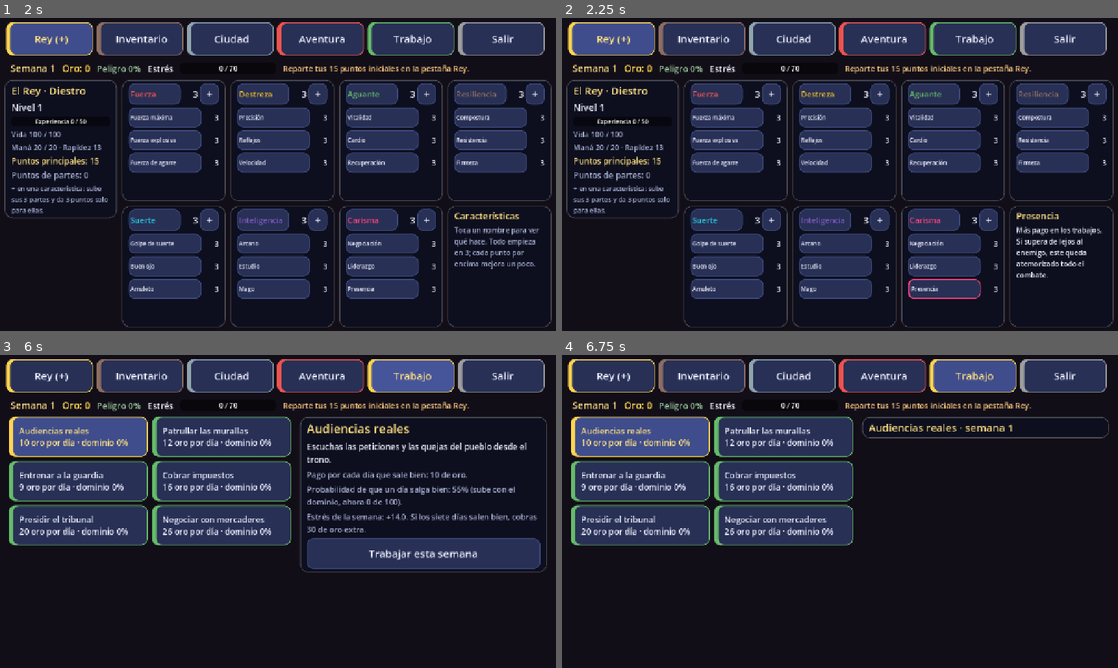
Above: before the commit, frames 1-4 (two rows, left to right).
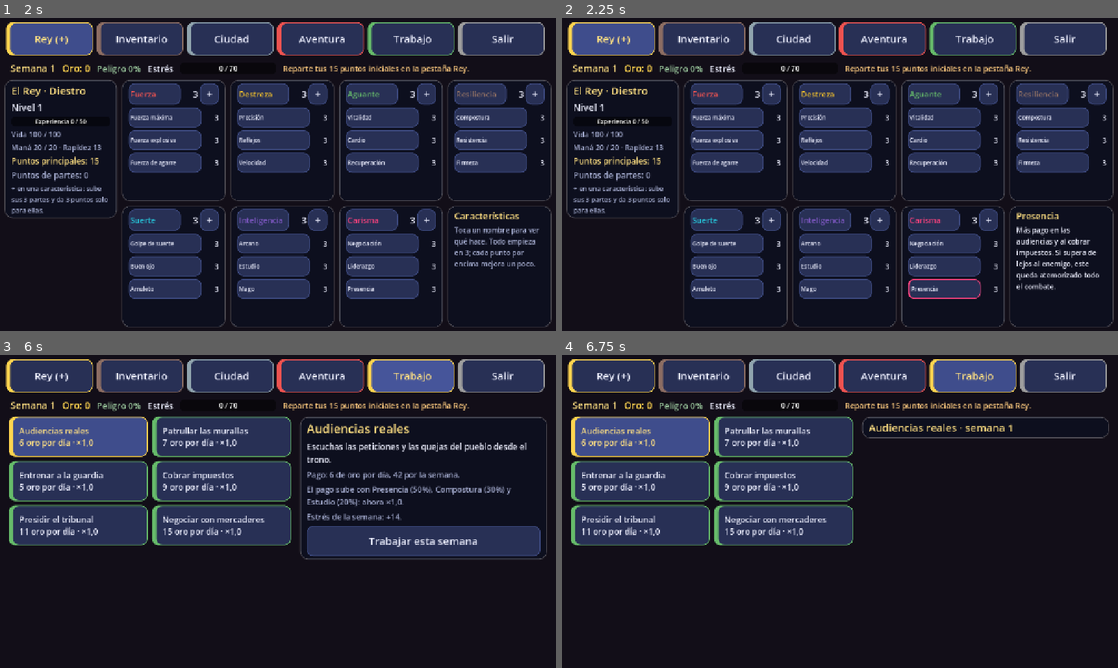
Above: after the commit, the same moments.

Repository: AskareV/Prueba2
Game: Godot game, scene res://escenas/menu_principal.tscn
The game is run twice, just before and just after one commit, with the same random seed, the same clock (stepped at 60 frames per second) and the same inputs.
Inputs:
- Up to frame 1 (2 s): click "Nueva partida" at 0.5 s; click "Diestro" at 1.25 s
- Up to frame 2 (2.25 s): click "Presencia" at 2 s
- Up to frame 3 (6 s): click "Rey (+)" at 2.75 s; click "Inventario" at 3.5 s; click "Ciudad" at 4.25 s; click "Aventura" at 5 s; click "Trabajo" at 5.75 s
- Up to frame 4 (6.75 s): click "Trabajar esta semana" at 6.5 s

Frame 1 is identical in both runs. In frame 2, 0.8% of the frame differs, in the area x 81-97%, y 66-87%; in frame 3, 6.6%, in the area x 3-99%, y 26-70%; in frame 4, 1.2%.

Commit message:
Trabajos: se cobran los siete días y el pago sube con tres partes
Cada trabajo paga más según tres partes de las características que le
tocan (50%, 30% y 20%): +5% por punto según su peso, hasta ×2 con +20.
Se quitan el dominio, los días que salen mal y el bono de semana perfecta;
el pago base baja para que un rey que empieza gane lo mismo que antes.
Presencia ya no sube todos los pagos: cuenta en audiencias e impuestos.

Co-Authored-By: Claude Opus 5.5 <noreply@anthropic.com>
Claude-Session: https://claude.ai/code/session_01MhGQmbUv5fXtBKpdtRxiVy

Diff:
--- a/pruebas/prueba_estadisticas.gd
+++ b/pruebas/prueba_estadisticas.gd
@@ -121,7 +121,8 @@
 	verificar(juego.precio_venta(objeto) > int(objeto["precio"]), "Negociación: vendes más caro")
 	verificar(juego.estres_de_paso(1.0) < 1.0, "Cardio: cada paso cuesta menos")
 	verificar(juego.estres_mental(10.0) < 10.0, "Compostura: menos estrés")
-	verificar(juego.multiplicador_pago() > 1.0, "Presencia: los trabajos pagan más")
+	verificar(juego.multiplicador_pago("audiencias") > 1.0, "Presencia: las audiencias pagan más")
+	verificar_cerca(juego.multiplicador_pago("guardia"), 1.0, "Presencia no cuenta al entrenar a la guardia")
 	verificar(juego.oro_hallado(100) > 100, "Buen ojo: más oro")
 	juego.puntos_sub = {"aguante": 1000}
 	juego.aplicar_puntos({}, {"cardio": 1000})
--- a/pruebas/prueba_reino.gd
+++ b/pruebas/prueba_reino.gd
@@ -221,16 +221,44 @@
 
 
 func prueba_semana_de_trabajo() -> void:
-	var rng := rng_fijo()
 	for oficio_id in DatosTrabajos.ORDEN:
 		var oficio: Dictionary = DatosTrabajos.OFICIOS[oficio_id]
-		var resultado := DatosTrabajos.trabajar_semana(oficio_id, 0.0, rng)
-		var buenos: int = resultado["dias"].count(true)
-		verificar_igual(resultado["dias"].size(), DatosTrabajos.DIAS, "Siete días de trabajo")
-		verificar_igual(resultado["oro"], buenos * int(oficio["pago"]) + int(resultado["bono"]), "Solo se cobran los días buenos")
-		verificar_cerca(resultado["dominio"], DatosTrabajos.DIAS * DatosTrabajos.DOMINIO_POR_DIA, "Gana dominio")
-	verificar(DatosTrabajos.prob_exito(100.0) > DatosTrabajos.prob_exito(0.0), "Con dominio sale mejor")
-	verificar(DatosTrabajos.prob_exito(100.0) <= 0.95, "Nunca es seguro")
+		var resultado := DatosTrabajos.trabajar_semana(oficio_id)
+		verificar_igual(resultado["oro"], DatosTrabajos.DIAS * int(oficio["pago"]), "Se cobran los siete días")
+		verificar_cerca(resultado["estres"], DatosTrabajos.DIAS * float(oficio["estres"]), "Estrés de la semana")
+		var partes: Dictionary = oficio["partes"]
+		verificar_igual(partes.size(), 3, "%s: tres partes" % oficio_id)
+		var suma := 0.0
+		var anterior := 1.0
+		for sub_id in partes:
+			verificar(DatosEstadisticas.SUBS.has(sub_id), "%s: %s es una parte" % [oficio_id, sub_id])
+			verificar(float(partes[sub_id]) <= anterior, "%s: la primera parte es la que más pesa" % oficio_id)
+			anterior = float(partes[sub_id])
+			suma += float(partes[sub_id])
+		verificar_cerca(suma, 1.0, "%s: los pesos suman 1" % oficio_id)
+
+
+## El pago sube con las partes del trabajo, según su peso, hasta ×2 con +20.
+func prueba_el_pago_sube_con_las_partes_del_trabajo() -> void:
+	var juego := EstadoReino.new()
+	juego.nueva_partida(true)
+	verificar_cerca(juego.multiplicador_pago("audiencias"), 1.0, "Sin puntos, el pago base")
+	verificar_igual(juego.pago_trabajo("audiencias"), int(DatosTrabajos.OFICIOS["audiencias"]["pago"]), "Pago base por día")
+	juego.extra["presencia"] = 10
+	verificar_cerca(juego.multiplicador_pago("audiencias"), 1.25, "Presencia +10 pesa la mitad en las audiencias: ×1,25")
+	verificar_cerca(juego.multiplicador_pago("impuestos"), 1.25, "Y en los impuestos")
+	verificar_cerca(juego.multiplicador_pago("mercaderes"), 1.0, "Pero no cuenta con los mercaderes")
+	juego.extra["compostura"] = 10
+	verificar_cerca(juego.multiplicador_pago("audiencias"), 1.4, "Compostura +10 pesa el 30%: ×1,4")
+	for sub_id in ["presencia", "compostura", "estudio"]:
+		juego.extra[sub_id] = 40
+	verificar_cerca(juego.multiplicador_pago("audiencias"), 2.0, "Con todo al tope, ×2")
+	var oro := juego.oro
+	var resultado := juego.trabajar("audiencias")
+	verificar_igual(juego.oro - oro, DatosTrabajos.DIAS * roundi(int(DatosTrabajos.OFICIOS["audiencias"]["pago"]) * 2.0),
+		"Cobra los siete días con el pago aumentado")
+	verificar_igual(int(resultado["oro"]), juego.oro - oro, "Y lo dice")
+	juego.free()
 
 
 func prueba_cada_partida_tiene_sus_mazmorras() -> void:
--- a/scripts/combate/datos_estadisticas.gd
+++ b/scripts/combate/datos_estadisticas.gd
@@ -74,7 +74,7 @@
 	"liderazgo": {"nombre": "Liderazgo",
 		"descripcion": "Moral de los soldados de la ciudad: defienden mejor y bajan más el peligro."},
 	"presencia": {"nombre": "Presencia",
-		"descripcion": "Más pago en los trabajos. Si supera de lejos al enemigo, este queda atemorizado todo el combate."},
+		"descripcion": "Más pago en las audiencias y al cobrar impuestos. Si supera de lejos al enemigo, este queda atemorizado todo el combate."},
 }
 
 # --- Efectos por punto sobre la base (provisionales) ---
@@ -122,7 +122,6 @@
 const VENTA_POR_NEGOCIACION := 0.03
 const COMPRA_POR_NEGOCIACION := 0.02
 const MORAL_POR_LIDERAZGO := 0.03
-const PAGO_POR_PRESENCIA := 0.03
 ## Presencia que debe superar al "valor" del enemigo para atemorizarlo.
 const VENTAJA_PARA_ATEMORIZAR := 3.0
 ## Ningún multiplicador que reduce (estrés, estados) baja de esto.
--- a/scripts/reino/datos_trabajos.gd
+++ b/scripts/reino/datos_trabajos.gd
@@ -1,32 +1,38 @@
 class_name DatosTrabajos
 extends RefCounted
-## Trabajos del rey (pestaña Trabajo). Como en My Pet Protector, un trabajo
-## ocupa la semana entera: cada día sale bien o mal según el dominio que el rey
-## tenga de esa tarea, y solo se cobran los días buenos. Números provisionales.
+## Trabajos del rey (pestaña Trabajo). Un trabajo ocupa la semana entera y se
+## cobran los siete días. El pago sube con tres partes de las características
+## que tocan a cada trabajo: la primera es la que más pesa. Números provisionales.
 
 const OFICIOS := {
 	"audiencias": {
-		"nombre": "Audiencias reales", "pago": 10, "estres": 2.0,
+		"nombre": "Audiencias reales", "pago": 6, "estres": 2.0,
+		"partes": {"presencia": 0.5, "compostura": 0.3, "estudio": 0.2},
 		"descripcion": "Escuchas las peticiones y las quejas del pueblo desde el trono.",
 	},
 	"murallas": {
-		"nombre": "Patrullar las murallas", "pago": 12, "estres": 3.0,
+		"nombre": "Patrullar las murallas", "pago": 7, "estres": 3.0,
+		"partes": {"cardio": 0.5, "reflejos": 0.3, "resistencia": 0.2},
 		"descripcion": "Recorres las murallas con la guardia y revisas las defensas.",
 	},
 	"guardia": {
-		"nombre": "Entrenar a la guardia", "pago": 9, "estres": 4.0,
+		"nombre": "Entrenar a la guardia", "pago": 5, "estres": 4.0,
+		"partes": {"liderazgo": 0.5, "fuerza_maxima": 0.3, "precision": 0.2},
 		"descripcion": "Diriges el entrenamiento de los soldados del castillo.",
 	},
 	"impuestos": {
-		"nombre": "Cobrar impuestos", "pago": 16, "estres": 3.5,
+		"nombre": "Cobrar impuestos", "pago": 9, "estres": 3.5,
+		"partes": {"presencia": 0.5, "velocidad": 0.3, "buen_ojo": 0.2},
 		"descripcion": "Visitas las aldeas para recaudar el tributo de la corona.",
 	},
 	"tribunal": {
-		"nombre": "Presidir el tribunal", "pago": 20, "estres": 5.0,
+		"nombre": "Presidir el tribunal", "pago": 11, "estres": 5.0,
+		"partes": {"estudio": 0.5, "compostura": 0.3, "firmeza": 0.2},
 		"descripcion": "Juzgas los pleitos y los crímenes del reino.",
 	},
 	"mercaderes": {
-		"nombre": "Negociar con mercaderes", "pago": 26, "estres": 6.0,
+		"nombre": "Negociar con mercaderes", "pago": 15, "estres": 6.0,
+		"partes": {"negociacion": 0.5, "buen_ojo": 0.3, "golpe_suerte": 0.2},
 		"descripcion": "Discutes precios y permisos con los gremios de comerciantes.",
 	},
 }
@@ -35,42 +41,37 @@
 const DIAS := 7
 ## Con este estrés o más el rey no puede trabajar.
 const ESTRES_MAXIMO := 60.0
-## Probabilidad de que un día salga bien: base + dominio (0 a 100) / divisor.
-const EXITO_BASE := 0.55
-const EXITO_DIVISOR := 250.0
-## Dominio que se gana por cada día trabajado (hasta 100).
-const DOMINIO_POR_DIA := 2.0
-## Si los siete días salen bien, se cobra este múltiplo del pago diario de más.
-const BONO_SEMANA_PERFECTA := 3
+## Cuánto sube el pago cada punto de las partes del trabajo (sobre 3, hasta el
+## tope de +20), según su peso: con +20 en las tres, ×2.
+const PAGO_POR_PUNTO := 0.05
 
 
-static func prob_exito(dominio: float) -> float:
-	return minf(EXITO_BASE + dominio / EXITO_DIVISOR, 0.95)
+## Multiplicador del pago con esos puntos útiles por parte ({"presencia": 10.0, ...};
+## las que falten cuentan 0).
+static func multiplicador(oficio_id: String, puntos: Dictionary) -> float:
+	var suma := 0.0
+	var partes: Dictionary = OFICIOS[oficio_id]["partes"]
+	for sub_id in partes:
+		suma += float(partes[sub_id]) * float(puntos.get(sub_id, 0.0))
+	return DatosEstadisticas.aumento(suma, PAGO_POR_PUNTO)
 
 
-## Pago por día que sale bien, con el multiplicador de Presencia.
-static func pago_dia(oficio_id: String, multiplicador := 1.0) -> int:
-	return roundi(int(OFICIOS[oficio_id]["pago"]) * multiplicador)
+## Pago por día con ese multiplicador.
+static func pago_dia(oficio_id: String, multiplicador_pago := 1.0) -> int:
+	return roundi(int(OFICIOS[oficio_id]["pago"]) * multiplicador_pago)
 
 
-## Simula la semana de trabajo. Devuelve {"dias": [bool], "oro": n,
-## "pago_dia": n, "estres": n, "bono": n, "dominio": nuevo dominio}.
-static func trabajar_semana(oficio_id: String, dominio: float, rng: RandomNumberGenerator,
-		multiplicador_pago := 1.0) -> Dictionary:
-	var oficio: Dictionary = OFICIOS[oficio_id]
+## "Presencia (50%), Compostura (30%) y Estudio (20%)"
+static func texto_partes(oficio_id: String) -> String:
+	var textos: PackedStringArray = []
+	var partes: Dictionary = OFICIOS[oficio_id]["partes"]
+	for sub_id in partes:
+		textos.append("%s (%d%%)" % [String(DatosEstadisticas.SUBS[sub_id]["nombre"]), roundi(100.0 * float(partes[sub_id]))])
+	return ", ".join(textos.slice(0, textos.size() - 1)) + " y " + textos[textos.size() - 1]
+
+
+## La semana de trabajo: se cobran los siete días. Devuelve {"oro", "pago_dia",
+## "estres"}.
+static func trabajar_semana(oficio_id: String, multiplicador_pago := 1.0) -> Dictionary:
 	var pago := pago_dia(oficio_id, multiplicador_pago)
-	var dias: Array[bool] = []
-	var oro := 0
-	for dia in DIAS:
-		var bien := rng.randf() < prob_exito(dominio)
-		dias.append(bien)
-		if bien:
-			oro += pago
-		dominio = minf(dominio + DOMINIO_POR_DIA, 100.0)
-	var bono := 0
-	if not dias.has(false):
-		bono = pago * BONO_SEMANA_PERFECTA
-	return {
-		"dias": dias, "oro": oro + bono, "pago_dia": pago, "bono": bono, "estres": float(oficio["estres"]) * DIAS,
-		"dominio": dominio,
-	}
+	return {"oro": pago * DIAS, "pago_dia": pago, "estres": float(OFICIOS[oficio_id]["estres"]) * DIAS}
--- a/scripts/reino/estado_reino.gd
+++ b/scripts/reino/estado_reino.gd
@@ -26,7 +26,6 @@
 ## Objeto equipado en cada ranura (ver DatosBotin.RANURAS).
 var equipo: Dictionary = {}
 ## Dominio (0 a 100) de cada trabajo del rey.
-var dominio: Dictionary = {}
 ## Mazmorra en curso (ver mazmorra.gd) o vacío.
 var mazmorra: Dictionary = {}
 ## Salida a una zona en curso (ver expedicion.gd) o vacío.
@@ -120,7 +119,6 @@
 	diestro = p_diestro
 	inventario = []
 	equipo = {}
-	dominio = {}
 	mazmorra = {}
 	expedicion = {}
 	combate = {}
@@ -161,7 +159,7 @@
 func datos_guardado() -> Dictionary:
 	return {
 		"version": VERSION_GUARDADO, "semana": semana, "oro": oro, "estres": estres, "diestro": diestro,
-		"inventario": inventario, "equipo": equipo, "dominio": dominio, "mazmorra": mazmorra,
+		"inventario": inventario, "equipo": equipo, "mazmorra": mazmorra,
 		"expedicion": expedicion, "combate": combate, "aviso": aviso, "pestana": pestana,
 		"semilla": semilla, "siguiente_id": _siguiente_id, "rng_semilla": rng.seed, "rng_estado": rng.state,
 		"nivel": nivel, "xp": xp, "puntos_principales": puntos_principales, "puntos_sub": puntos_sub,
@@ -177,7 +175,7 @@
 ## Tipo de cada dato guardado (los números pueden venir como enteros o decimales).
 const TIPOS_GUARDADO := {
 	"semana": TYPE_INT, "oro": TYPE_INT, "estres": TYPE_FLOAT, "diestro": TYPE_BOOL,
-	"inventario": TYPE_ARRAY, "equipo": TYPE_DICTIONARY, "dominio": TYPE_DICTIONARY,
+	"inventario": TYPE_ARRAY, "equipo": TYPE_DICTIONARY,
 	"mazmorra": TYPE_DICTIONARY, "expedicion": TYPE_DICTIONARY, "combate": TYPE_DICTIONARY,
 	"aviso": TYPE_STRING, "pestana": TYPE_STRING, "semilla": TYPE_INT, "siguiente_id": TYPE_INT,
 	"rng_semilla": TYPE_INT, "rng_estado": TYPE_INT, "nivel": TYPE_INT, "xp": TYPE_INT,
@@ -241,7 +239,6 @@
 	estres = float(datos.get("estres", estres))
 	inventario.assign(datos.get("inventario", inventario))
 	equipo = datos.get("equipo", equipo)
-	dominio = datos.get("dominio", dominio)
 	mazmorra = datos.get("mazmorra", mazmorra)
 	expedicion = datos.get("expedicion", expedicion)
 	combate = datos.get("combate", combate)
@@ -917,9 +914,17 @@
 	return roundi(int(objeto["precio"]) * DatosEstadisticas.aumento(puntos_de("negociacion"), DatosEstadisticas.VENTA_POR_NEGOCIACION))
 
 
-## Multiplicador del pago de los trabajos (Presencia).
-func multiplicador_pago() -> float:
-	return DatosEstadisticas.aumento(puntos_de("presencia"), DatosEstadisticas.PAGO_POR_PRESENCIA)
+## Multiplicador del pago de ese trabajo: lo suben sus tres partes (ver DatosTrabajos).
+func multiplicador_pago(oficio_id: String) -> float:
+	var puntos := {}
+	for sub_id in DatosTrabajos.OFICIOS[oficio_id]["partes"]:
+		puntos[sub_id] = puntos_de(sub_id)
+	return DatosTrabajos.multiplicador(oficio_id, puntos)
+
+
+## Oro por día que paga ese trabajo ahora.
+func pago_trabajo(oficio_id: String) -> int:
+	return DatosTrabajos.pago_dia(oficio_id, multiplicador_pago(oficio_id))
 
 
 # --- Botín ---
@@ -961,14 +966,13 @@
 	return estres < DatosTrabajos.ESTRES_MAXIMO
 
 
-## Trabaja la semana entera en ese oficio y pasa la semana. Presencia sube el
-## pago y Compostura baja el estrés.
+## Trabaja la semana entera en ese oficio y pasa la semana. Las partes del
+## trabajo suben el pago y Compostura baja el estrés.
 func trabajar(oficio_id: String) -> Dictionary:
-	var resultado := DatosTrabajos.trabajar_semana(oficio_id, dominio.get(oficio_id, 0.0), rng, multiplicador_pago())
+	var resultado := DatosTrabajos.trabajar_semana(oficio_id, multiplicador_pago(oficio_id))
 	resultado["estres"] = estres_mental(resultado["estres"])
 	oro += int(resultado["oro"])
 	sumar_estres(resultado["estres"])
-	dominio[oficio_id] = resultado["dominio"]
 	pasar_semana()
 	return resultado
 
--- a/scripts/reino/reino.gd
+++ b/scripts/reino/reino.gd
@@ -1127,9 +1127,8 @@
 	var grupo := ButtonGroup.new()
 	for oficio_id in DatosTrabajos.ORDEN:
 		var oficio: Dictionary = DatosTrabajos.OFICIOS[oficio_id]
-		var dominio: float = Juego.dominio.get(oficio_id, 0.0)
-		var pago := DatosTrabajos.pago_dia(oficio_id, Juego.multiplicador_pago())
-		var boton := UIReino.boton("%s\n%d oro por día · dominio %d%%" % [oficio["nombre"], pago, roundi(dominio)],
+		var boton := UIReino.boton("%s\n%d oro por día · ×%s" % [oficio["nombre"], Juego.pago_trabajo(oficio_id),
+			_multiplicador(Juego.multiplicador_pago(oficio_id))],
 			_al_elegir_oficio.bind(oficio_id), Vector2(320, 92), 19)
 		boton.alignment = HORIZONTAL_ALIGNMENT_LEFT
 		boton.toggle_mode = true
@@ -1150,16 +1149,14 @@
 	columna.add_theme_constant_override("separation", 8)
 	panel.add_child(columna)
 	var oficio: Dictionary = DatosTrabajos.OFICIOS[_oficio]
-	var dominio: float = Juego.dominio.get(_oficio, 0.0)
 	columna.add_child(UIReino.etiqueta(oficio["nombre"], 28, UIReino.COLOR_TITULO))
 	columna.add_child(UIReino.parrafo(oficio["descripcion"], 530, 19, Estilo.TEXTO))
-	var pago := DatosTrabajos.pago_dia(_oficio, Juego.multiplicador_pago())
-	columna.add_child(UIReino.parrafo("Pago por cada día que sale bien: %d de oro." % pago, 530, 18))
-	columna.add_child(UIReino.parrafo("Probabilidad de que un día salga bien: %d%% (sube con el dominio, ahora %d de 100)." % [
-		roundi(DatosTrabajos.prob_exito(dominio) * 100.0), roundi(dominio)], 530, 18))
-	columna.add_child(UIReino.parrafo("Estrés de la semana: +%s. Si los siete días salen bien, cobras %d de oro extra." % [
-		String.num(snappedf(Juego.estres_mental(float(oficio["estres"]) * DatosTrabajos.DIAS), 0.1)),
-		pago * DatosTrabajos.BONO_SEMANA_PERFECTA], 530, 18))
+	var pago := Juego.pago_trabajo(_oficio)
+	columna.add_child(UIReino.parrafo("Pago: %d de oro por día, %d por la semana." % [pago, pago * DatosTrabajos.DIAS], 530, 18))
+	columna.add_child(UIReino.parrafo("El pago sube con %s: ahora ×%s." % [DatosTrabajos.texto_partes(_oficio),
+		_multiplicador(Juego.multiplicador_pago(_oficio))], 530, 18))
+	columna.add_child(UIReino.parrafo("Estrés de la semana: +%s." %
+		_formato(Juego.estres_mental(float(oficio["estres"]) * DatosTrabajos.DIAS)), 530, 18))
 	var boton := UIReino.boton("Trabajar esta semana", _al_trabajar, Vector2(530, 70), 24)
 	if not Juego.puede_trabajar():
 		boton.disabled = true
@@ -1200,17 +1197,12 @@
 	columna.add_theme_constant_override("separation", 4)
 	panel.add_child(columna)
 	columna.add_child(UIReino.etiqueta("%s · semana %d" % [oficio["nombre"], semana], 24, UIReino.COLOR_TITULO))
-	var dias: Array = resultado["dias"]
-	for i in dias.size():
+	for i in DatosTrabajos.DIAS:
 		await get_tree().create_timer(PAUSA_DIA).timeout
-		var texto := "Día %d: salió bien (+%d de oro)" % [i + 1, resultado["pago_dia"]] if dias[i] \
-			else "Día %d: salió mal (sin pago)" % (i + 1)
-		columna.add_child(UIReino.etiqueta(texto, 19, Color("#a5d6a7") if dias[i] else Color("#ef9a9a")))
+		columna.add_child(UIReino.etiqueta("Día %d: +%d de oro" % [i + 1, resultado["pago_dia"]], 19, Color("#a5d6a7")))
 	await get_tree().create_timer(PAUSA_DIA).timeout
-	var resumen := "Ganaste %d de oro" % resultado["oro"]
-	if int(resultado["bono"]) > 0:
-		resumen += " (incluye %d por la semana perfecta)" % resultado["bono"]
-	columna.add_child(UIReino.parrafo("%s. Estrés +%s." % [resumen, String.num(snappedf(resultado["estres"], 0.1))], 530, 19, Estilo.TEXTO))
+	columna.add_child(UIReino.parrafo("Ganaste %d de oro. Estrés +%s." % [resultado["oro"],
+		_formato(resultado["estres"])], 530, 19, Estilo.TEXTO))
 	columna.add_child(UIReino.boton("Listo", _al_terminar_trabajo, Vector2(530, 64), 22))
 	_actualizar_franja()
 	_avisar("Terminó la semana %d. Empieza la semana %d." % [semana, Juego.semana])
Not shown, changed: README.md
Not shown, changed: docs/diseno.md
